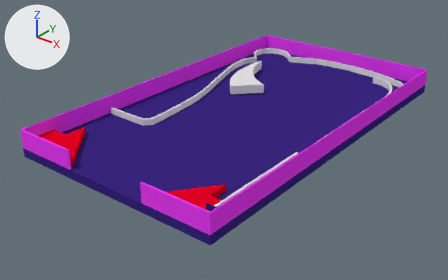
The Blender file Mobile Pinball/Assets/Resources/Models/Board/Pinball Board.blend, before and after one commit.
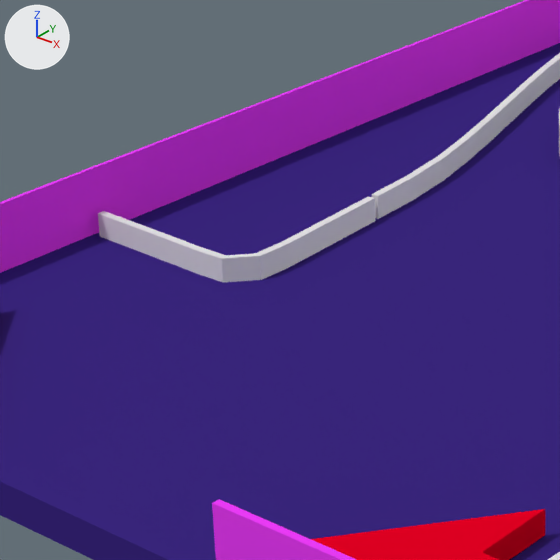
There are two pictures of each version: one whole from a 50 mm camera at (7.86, -11.37, 5.81) aimed at (-0.22, -1.27, -0.45), one close up on the part from 19% to 51% of the width and 19% to 70% of the height. The lights are fixed; the arrows at upper left show +X, +Y and +Z.

Objects in the first close-up: 'Cube', 'Cube.001', 'Right Bottom Corner', 'platform', 'platform.001'.
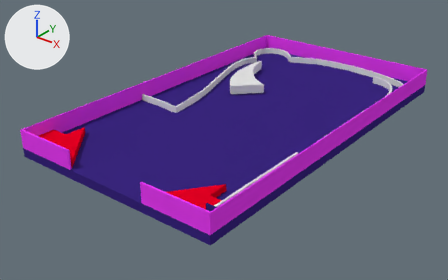
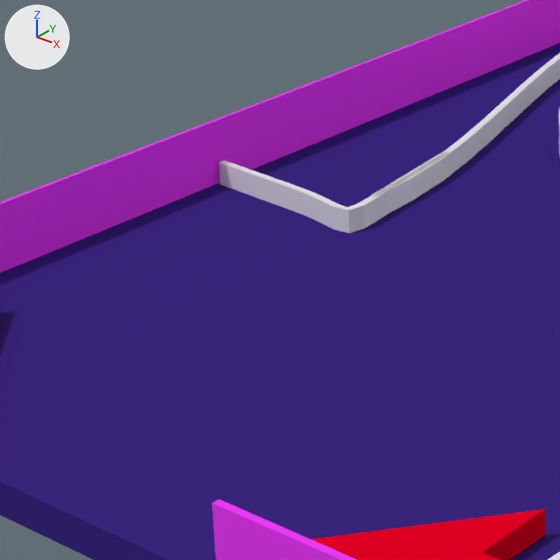
Edits to the bpy script that builds the scene:
```text
Change me_cube_001:
    used by ob_cube; location = (-1.492, -3.263, 0.142); scale = (0.025, 1.15, 0.108)
    remove me_cube_001.from_pydata(...)  # 728 vertices, 726 faces; spans x -1.0..1.0, y -1.0..1.0, z -1.0..1.0
    add me_cube_001.from_pydata(...)  # 2906 vertices, 2904 faces; spans x -1.0..1.0, y -1.0..1.0, z -1.0..1.0
    me_cube_001 part 1: 2178 vertices added at x -1.0..1.0, y -1.0..1.0, z -1.0..1.0
Change cu_beziercurve_003:
    where _sp = cu_beziercurve_003.splines.new('BEZIER'); _sp.bezier_points.add(1)
    remove _sp.bezier_points.foreach_set('co', [-0.37, 0.0, 0.0, 0.199, 0.861, 0.0])
    remove _sp.bezier_points.foreach_set('handle_left', [-1.077, 0.00345, 0.0, 0.282, -0.136, 0.0])
    remove _sp.bezier_points.foreach_set('handle_right', [0.337, -0.00345, 0.0, 0.116, 1.857, 0.0])
    add _sp.bezier_points.foreach_set('co', [-0.37, 0.0, 0.0, 0.139, 0.615, 0.0])
    add _sp.bezier_points.foreach_set('handle_left', [-1.077, 0.00345, 0.0, 0.273, -0.376, 0.0])
    add _sp.bezier_points.foreach_set('handle_right', [0.337, -0.00345, 0.0, 0.00473, 1.606, 0.0])
Change ob_cube:
    ob_cube.location: (-1.492, -3.263, 0.142) -> (-1.514, -2.208, 0.142)
    ob_cube.rotation_euler: (0.0, 0.0, 0.0) -> (0.0, 0.0, 0.00579)  # degrees (0, 0, 0) -> degrees (0, 0, 0.3)
    ob_cube.scale: (0.025, 1.15, 0.108) -> (0.025, 1.08, 0.108)
```

Changed parts and their boxes [x1, y1, x2, y2] in the close-ups (560 x 560 px):
'Cube', reshaped, moved, turned, rescaled: before [98, 197, 375, 282]; after [219, 152, 449, 233]
part 1 of me_cube_001, added: after [219, 152, 449, 233]
